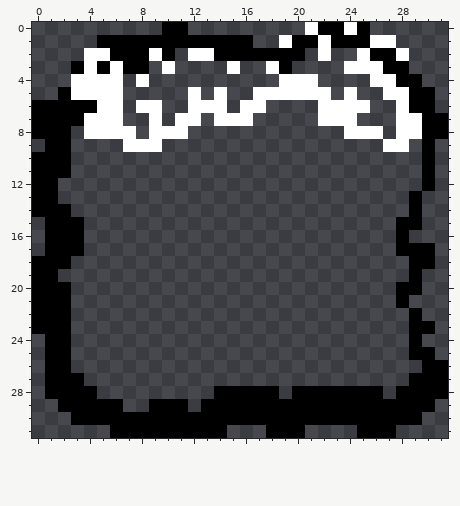
Pixel-art sprite: ferdi/asset/plataforma2d/pantallas/ladrillo2.png. That is the earlier state.
The file is 32x32 pixels.
New version:
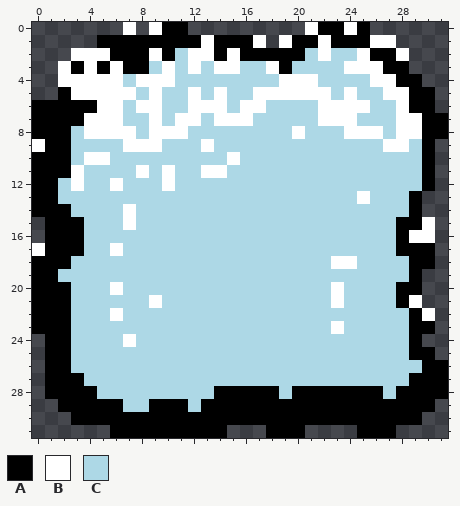
Palette (. is transparent): A #000000  B #ffffff  C #add8e6
What changed:
y 0: x 7 . -> B; x 9 . -> B
y 1: x 13 A -> B; x 17 . -> B
y 2: x 3 . -> B; x 11 . -> C; x 15 A -> B; x 21 . -> C; x 23..24 .. -> CC
y 3: x 2 . -> B; x 9 . -> C; x 11..14 .... -> CBCB; x 16..17 .. -> CC; x 20..23 .... -> CCCC
y 4: x 2 . -> B; x 7 . -> C; x 9..18 .......... -> BBCCCCCCCC; x 22..25 .... -> CCCC
y 5: x 7..11 ..... -> BCBCC; x 13 . -> C; x 15..16 .. -> CC; x 23 . -> C; x 25..26 .. -> CC
y 6: x 7 . -> C; x 10..11 .. -> CC; x 15 . -> C; x 18..21 .... -> CCCC; x 26..27 .. -> CC
y 7: x 7..8 .. -> CC; x 10 . -> C; x 13 . -> C; x 17..21 ..... -> CCCCC; x 25..27 ... -> CCC
y 8: x 3 . -> C; x 8 . -> C; x 12..23 ............ -> CCCCCCCCBCCC; x 27 . -> C
y 9: x 0 . -> B; x 3..6 .... -> CCCC; x 10..26 ................. -> CCCBCCCCCCCCCCCCC; x 29 . -> C
y 10: x 3..29 ........................... -> CBBCCCCCCCCCBCCCCCCCCCCCCCC
y 11: x 3..29 ........................... -> BCCCCBCBCCBBCCCCCCCCCCCCCCC
y 12: x 2..29 ............................ -> CBCCBCCCBCCCCCCCCCCCCCCCCCCC
y 13: x 2..28 ........................... -> CCCCCCCCCCCCCCCCCCCCCCCBCCC
y 14: x 3..28 .......................... -> CCCCBCCCCCCCCCCCCCCCCCCCCC
y 15: x 4..27 ........................ -> CCCBCCCCCCCCCCCCCCCCCCCC; x 30 . -> B
y 16: x 4..27 ........................ -> CCCCCCCCCCCCCCCCCCCCCCCC; x 29..30 .. -> BB
y 17: x 0 . -> B; x 4..27 ........................ -> CCBCCCCCCCCCCCCCCCCCCCCC
y 18: x 3..28 .......................... -> CCCCCCCCCCCCCCCCCCCCBBCCCC
y 19: x 2..28 ........................... -> CCCCCCCCCCCCCCCCCCCCCCCCCCC
y 20: x 3..27 ......................... -> CCCBCCCCCCCCCCCCCCCCBCCCC
y 21: x 3..27 ......................... -> CCCCCCBCCCCCCCCCCCCCBCCCC; x 29 . -> B
y 22: x 3..28 .......................... -> CCCBCCCCCCCCCCCCCCCCCCCCCC; x 30 . -> B
y 23: x 3..28 .......................... -> CCCCCCCCCCCCCCCCCCCCBCCCCC
y 24: x 3..28 .......................... -> CCCCBCCCCCCCCCCCCCCCCCCCCC
y 25: x 3..28 .......................... -> CCCCCCCCCCCCCCCCCCCCCCCCCC
y 26: x 3..29 ........................... -> CCCCCCCCCCCCCCCCCCCCCCCCCCC
y 27: x 4..28 ......................... -> CCCCCCCCCCCCCCCCCCCCCCCCC
y 28: x 5..13 ......... -> CCCCCCCCC; x 19 . -> C; x 27 . -> C
y 29: x 7..8 .. -> CC; x 12 . -> C
